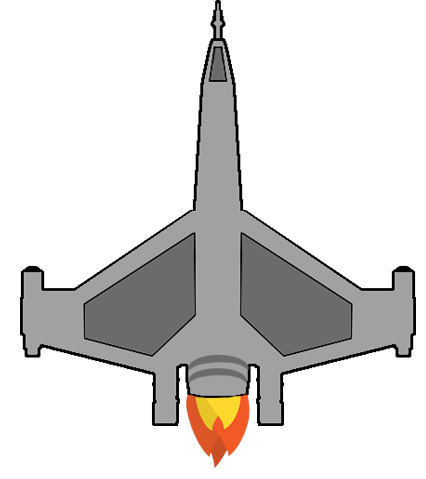
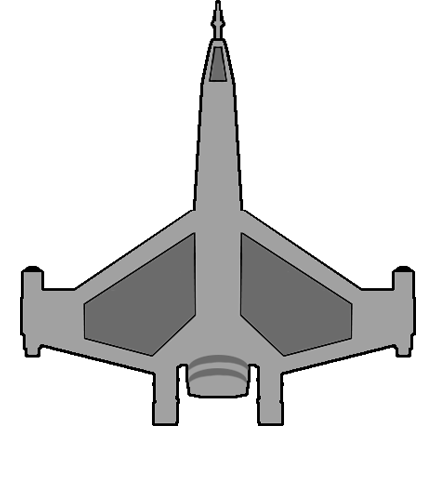
Before/after of a (426, 479) layered artwork. What changed in the layer stack:
hid "Layer 2" over [left=186, top=394, right=251, bottom=468]
